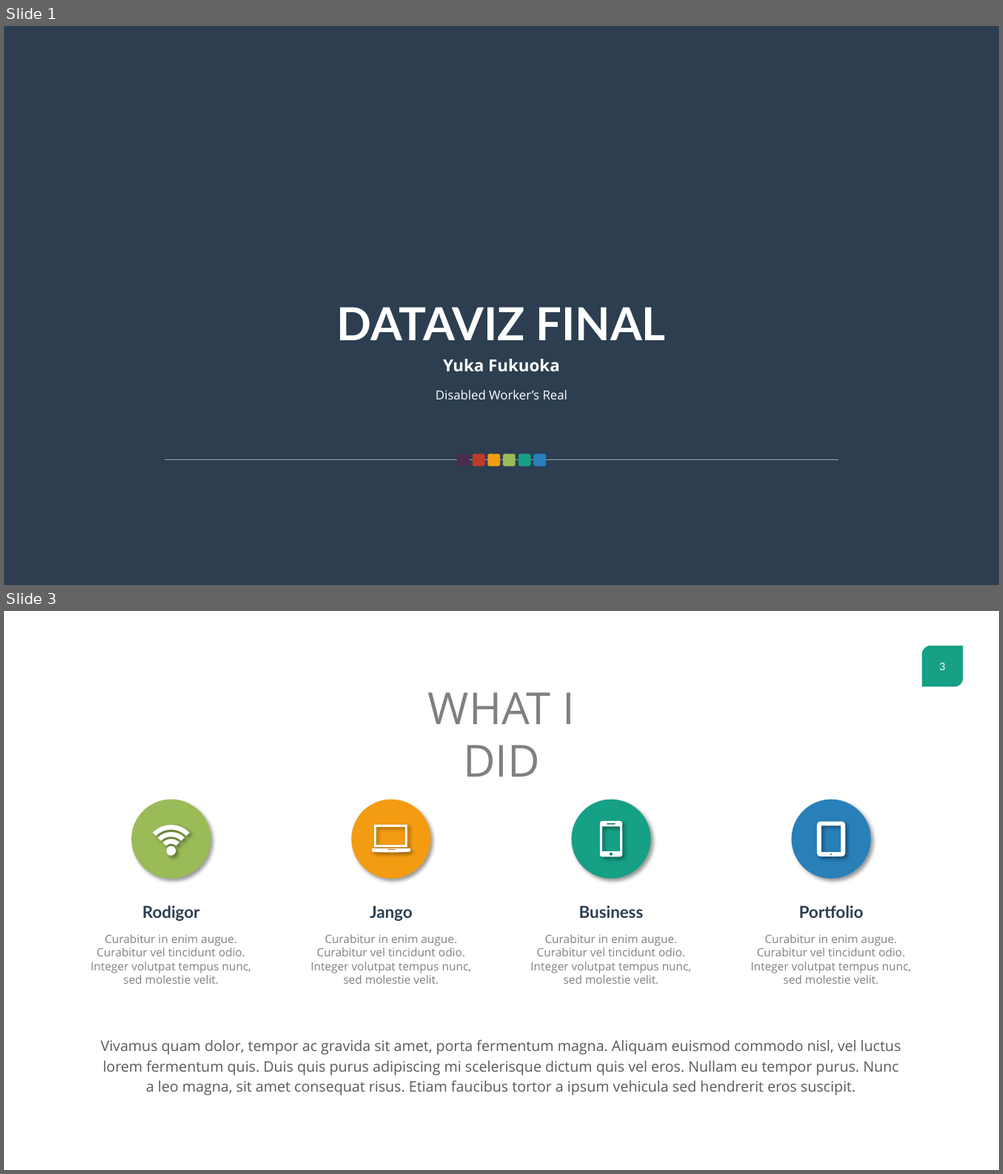
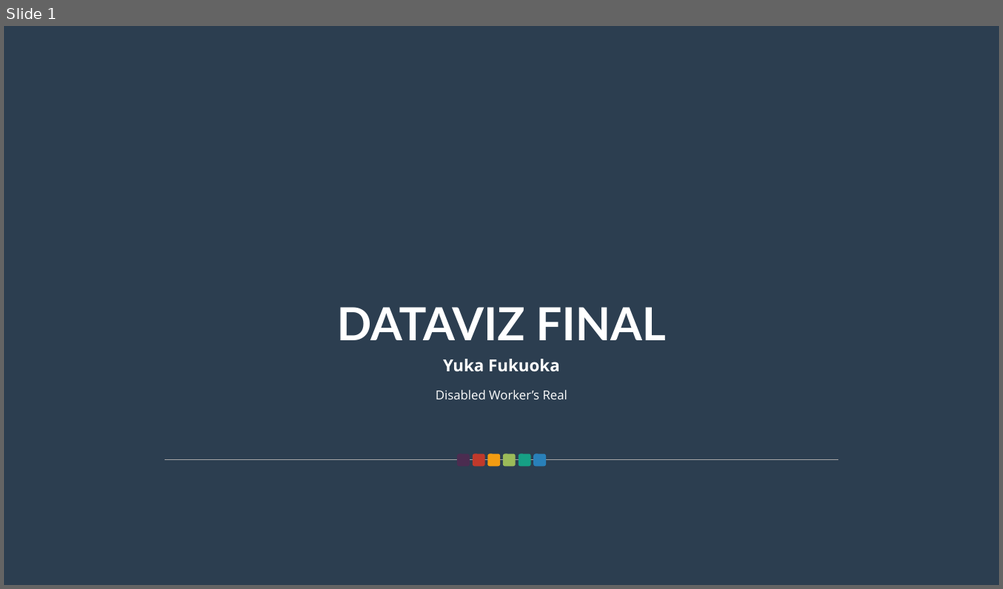
Before and after one commit to yamina36/yukaimages, a slide deck: Final Project/Datavizfinal.pptx. Shown one above the other, each under a label of ours: slides 1 and 3 before the commit, slide 1 after it; the slides between them are not shown. The pictures are 1003x1174 and 1003x589 pixels, drawn with LibreOffice and Linux fonts; fonts in the diff are those of the drawing. Boxes give left, top, right and bottom in pixels: in the first picture for what was removed or moved away, otherwise in the second. Text is boxed around its words. In the diff, an @@ line names an element or a change of style, - is before the commit and + after.

Commit message:
Fixed PPT

```diff
--- a/Final Project/Datavizfinal.pptx
+++ b/Final Project/Datavizfinal.pptx
@@ slide 3 removed at bbox=[4, 611, 999, 1170], background #FFFFFF @@
@@ page number removed at bbox=[922, 646, 963, 687] @@
-3
@@ text removed at bbox=[428, 692, 575, 777] @@
-WHAT I DID
@@ ellipse removed at bbox=[131, 800, 210, 879] @@
@@ ellipse removed at bbox=[352, 800, 431, 879] @@
@@ ellipse removed at bbox=[571, 800, 650, 879] @@
@@ ellipse removed at bbox=[791, 800, 871, 879] @@
@@ freeform shape removed at bbox=[153, 823, 189, 857] @@
@@ freeform shape removed at bbox=[372, 825, 410, 854] @@
@@ freeform shape removed at bbox=[600, 821, 623, 857] @@
@@ freeform shape removed at bbox=[817, 821, 845, 857] @@
@@ text removed at bbox=[142, 906, 199, 921] @@
-Rodigor
@@ text removed at bbox=[370, 906, 412, 921] @@
-Jango
@@ text removed at bbox=[579, 906, 643, 918] @@
-Business
@@ text removed at bbox=[799, 906, 863, 918] @@
-Portfolio
@@ text removed at bbox=[91, 934, 251, 984] @@
-Curabitur in enim augue. Curabitur vel tincidunt odio. Integer volutpat tempus nunc, sed molestie velit.
@@ text removed at bbox=[310, 934, 472, 984] @@
-Curabitur in enim augue. Curabitur vel tincidunt odio. Integer volutpat tempus nunc, sed molestie velit.
@@ text removed at bbox=[530, 934, 691, 984] @@
-Curabitur in enim augue. Curabitur vel tincidunt odio. Integer volutpat tempus nunc, sed molestie velit.
@@ text removed at bbox=[751, 934, 911, 984] @@
-Curabitur in enim augue. Curabitur vel tincidunt odio. Integer volutpat tempus nunc, sed molestie velit.
@@ text removed at bbox=[101, 1040, 901, 1096] @@
-Vivamus quam dolor, tempor ac gravida sit amet, porta fermentum magna. Aliquam euismod commodo nisl, vel luctus lorem fermentum quis. Duis quis purus adipiscing mi scelerisque dictum quis vel eros. Nullam eu tempor purus. Nunc a leo magna, sit amet consequat risus. Etiam faucibus tortor a ipsum vehicula sed hendrerit eros suscipit.
```
Also in this commit, not shown: 1 slide changed, 2 slides added, 2 other slides removed.
